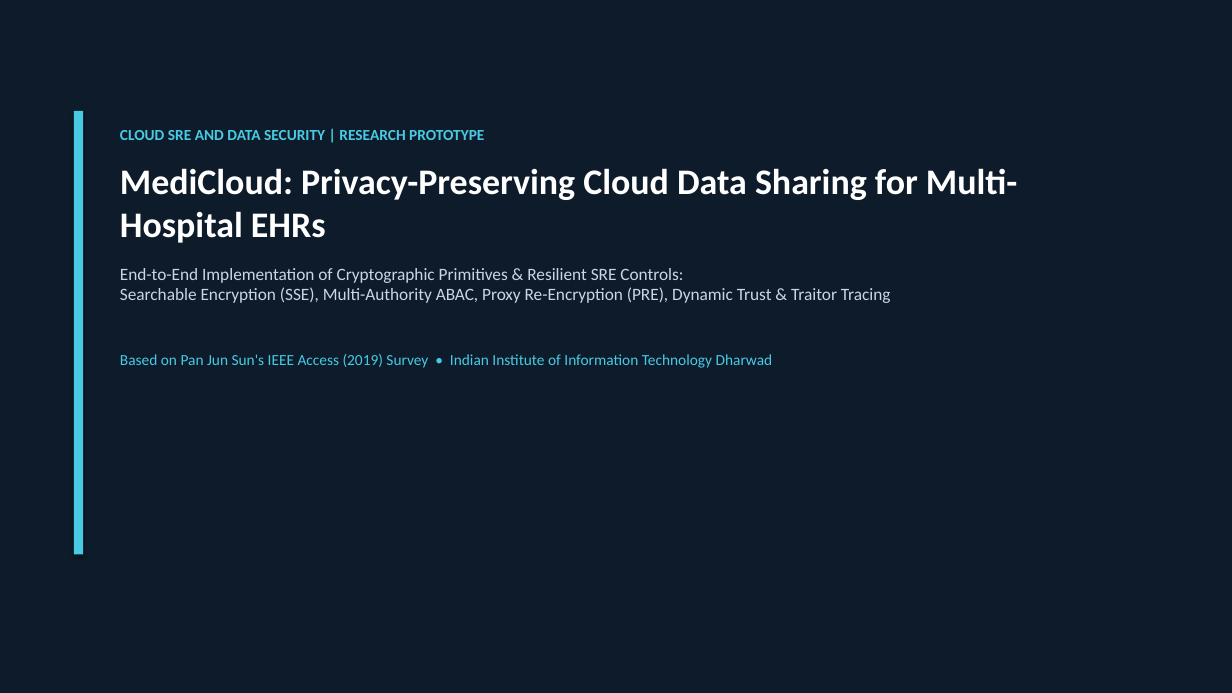
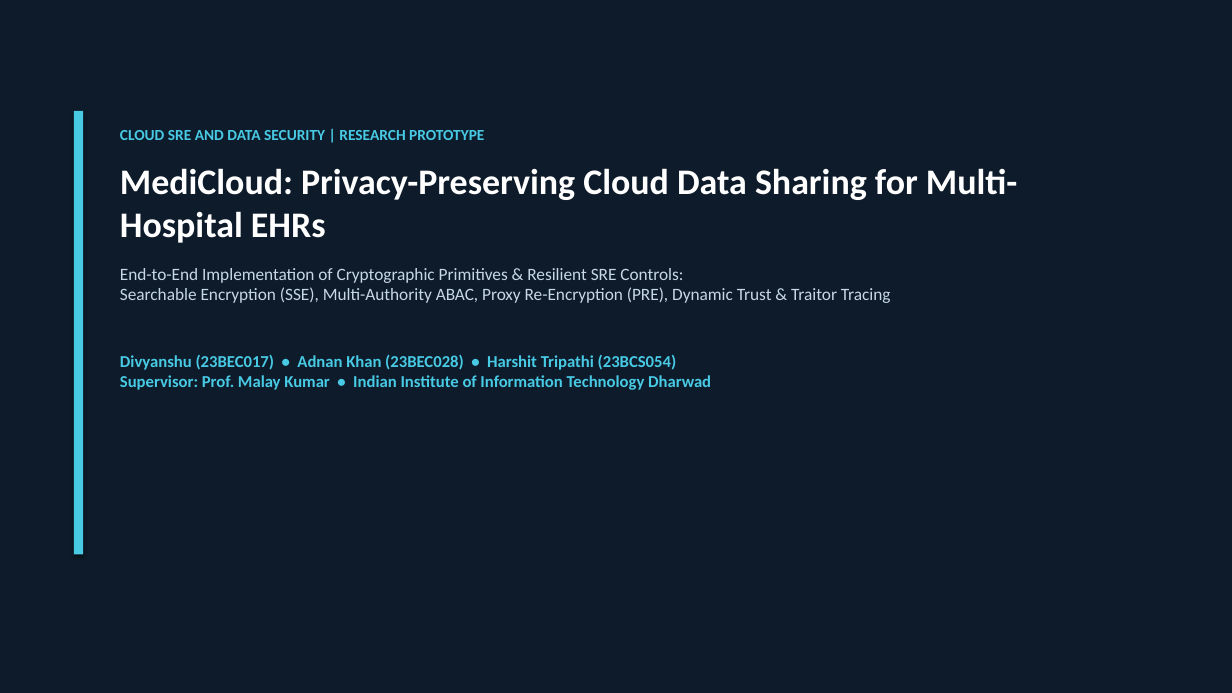
Before and after one commit to paracetamol0807/Cloud-SRE---MediCloud, a slide deck: slide 1 of MediCloud_Presentation.pptx. Drawn at 1232x693 pixels with LibreOffice and Linux fonts; fonts in the diff are those of the drawing. Boxes give left, top, right and bottom in pixels: in the first picture for what was removed or moved away, otherwise in the second. Text is boxed around its words. In the diff, an @@ line names an element or a change of style, - is before the commit and + after.

```diff
--- a/MediCloud_Presentation.pptx
+++ b/MediCloud_Presentation.pptx
@@ text at [120,355,711,390]: text changed; size 12 to 13 pt; bold on @@
-Based on Pan Jun Sun's IEEE Access (2019) Survey • Indian Institute of Information Technology Dharwad
+Divyanshu (23BEC017) • Adnan Khan (23BEC028) • Harshit Tripathi (23BCS054)
+Supervisor: Prof. Malay Kumar • Indian Institute of Information Technology Dharwad
```
Also in this commit, not shown: 16 other files.
